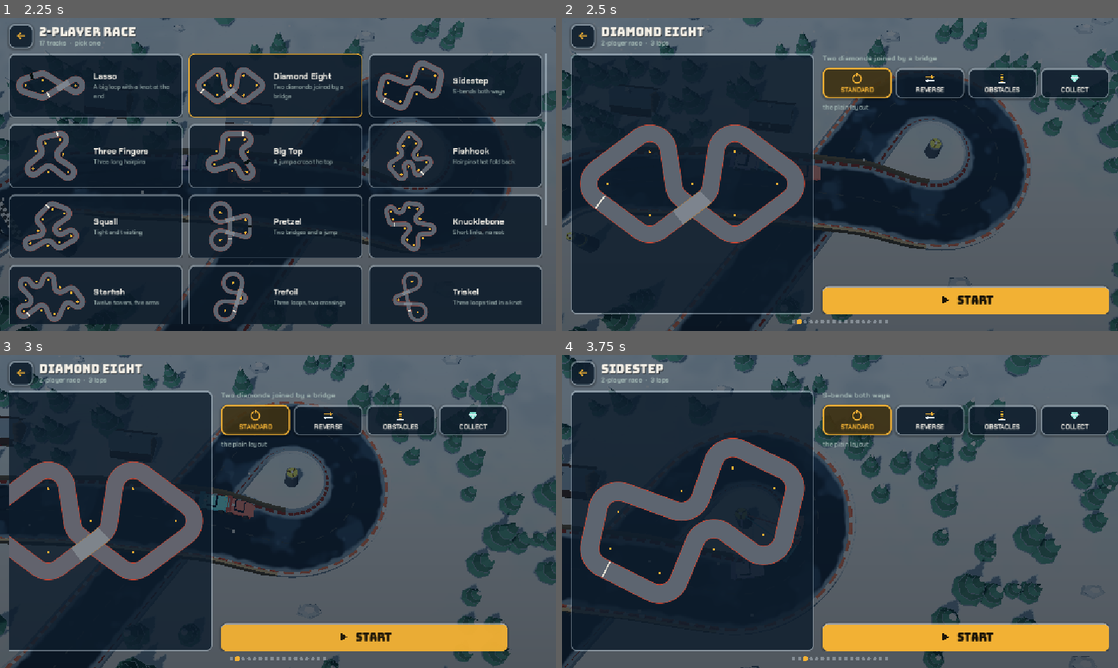
Above: before the commit, frames 1-4 (two rows, left to right).
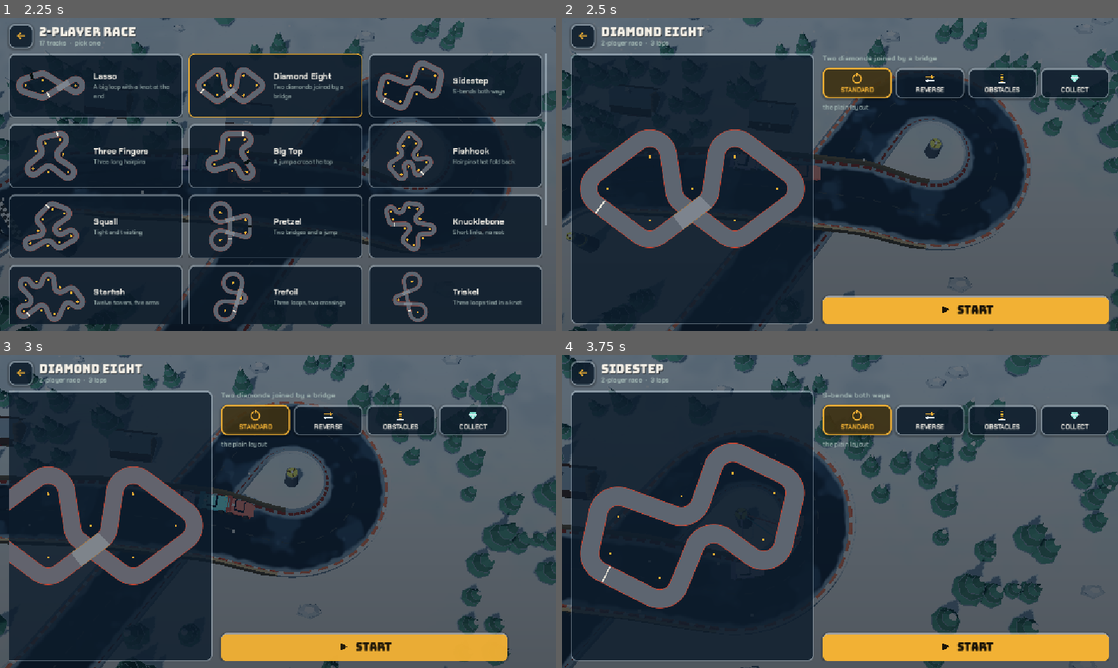
Above: after the commit, the same moments.

Repository: guillaumefont/games
Game: Godot game, scene res://scenes/main.tscn
The game is run twice, just before and just after one commit, with the same random seed, the same clock (stepped at 60 frames per second) and the same inputs.
Inputs (mouse positions are in pixels of both pictures, inside the frame that each line leads up to):
- Up to frame 1 (2.25 s): tap Enter at 0.5 s; move the mouse to (400, 158) at 0.52 s; hold Right 0.53-1.25 s; tap Z at 0.6 s; click (400, 158) at 0.67 s; tap Space at 0.77 s; drag from (166, 190) to (250, 237) at 1.27 s; move the mouse to (333, 105) at 2.02 s; hold Right from 2.03 s (still down); tap Keypad Enter at 2.1 s; click (333, 105) at 2.17 s
- Up to frame 2 (2.5 s): keep holding Right
- Up to frame 3 (3 s): release Right at 2.75 s; drag from (250, 574) to (111, 464) at 2.77 s
- Up to frame 4 (3.75 s): move the mouse to (1006, 558) at 3.52 s; hold Left from 3.53 s (still down); tap Z at 3.6 s; click (1006, 558) at 3.67 s

Frame 1 is identical in both runs. In frame 2, 7.8% of the frame differs, in the area x 1-99%, y 34-98%; in frame 3, 7.3%; in frame 4, 8.5%, in the area x 1-99%, y 26-98%.

Commit message:
Remove the page dots under the track screen
Co-Authored-By: Claude Opus 5.5 <noreply@anthropic.com>
Claude-Session: https://claude.ai/code/session_01VxP4fqjKiLmaXit2eXTawK

Diff:
--- a/tether-rally/scripts/menu.gd
+++ b/tether-rally/scripts/menu.gd
@@ -471,8 +471,7 @@
 	var tall: bool = ui.is_portrait()
 	var row: BoxContainer = VBoxContainer.new() if tall else HBoxContainer.new()
 	row.add_theme_constant_override("separation", 12 if tall else 18)
-	var pos := _event_pos()
-	_carousel(vb, row, pos[0], pos[1])
+	_carousel(vb, row)
 	var mp := TrackMap.new()
 	mp.mini = true
 	mp.set_track(TrackData.new(d, ev["variant"]))
@@ -559,20 +558,13 @@
 var _flip_tween: Tween
 const DRAG_START := 14.0  # px before a press turns into a swipe (a tap wiggles less)
 
-# put `content` in a pager that fills the rest of the screen, with page dots below
-func _carousel(vb: VBoxContainer, content: Control, idx: int, count: int) -> void:
+# put `content` in a pager that fills the rest of the screen
+func _carousel(vb: VBoxContainer, content: Control) -> void:
 	_pager = Pager.new()
 	_pager.clip_contents = true
 	_pager.size_flags_vertical = Control.SIZE_EXPAND_FILL
 	_pager.hold(content)
 	vb.add_child(_pager)
-	if count > 1:
-		var dots := Art.Dots.new()
-		dots.count = count
-		dots.current = idx
-		dots.custom_minimum_size = Vector2(0, 10)
-		dots.mouse_filter = Control.MOUSE_FILTER_IGNORE
-		vb.add_child(dots)
 	if _slide_from != 0:
 		_pager.shift = _slide_from
 		_flip_tween = create_tween()
--- a/tether-rally/scripts/menu_art.gd
+++ b/tether-rally/scripts/menu_art.gd
@@ -204,25 +204,6 @@
 					draw_rect(Rect2(cc - Vector2(s * 0.11, s * 0.2), Vector2(s * 0.22, s * 0.4)), cl)
 					draw_rect(Rect2(cc - Vector2(s * 0.08, s * 0.04), Vector2(s * 0.16, s * 0.12)), Color("#1a2330"))
 
-# Page dots under a carousel: where you are, and that there is more to swipe to.
-class Dots extends Control:
-	var count := 1
-	var current := 0
-
-	func _draw() -> void:
-		var r := minf(size.y * 0.35, 3.5)
-		var gap := r * 3.4
-		if count * gap > size.x * 0.9:
-			gap = size.x * 0.9 / count
-			r = minf(r, gap * 0.32)
-		var x0 := size.x * 0.5 - gap * (count - 1) * 0.5
-		for k in count:
-			var p := Vector2(x0 + gap * k, size.y * 0.5)
-			if k == current:
-				draw_circle(p, r * 1.5, C_AMBER)
-			else:
-				draw_circle(p, r, Color(C_ICE, 0.35))
-
 # The player's medal cabinet: one rotor disc per tier with how many they hold.
 class Cabinet extends Control:
 	var counts := [0, 0, 0, 0]
